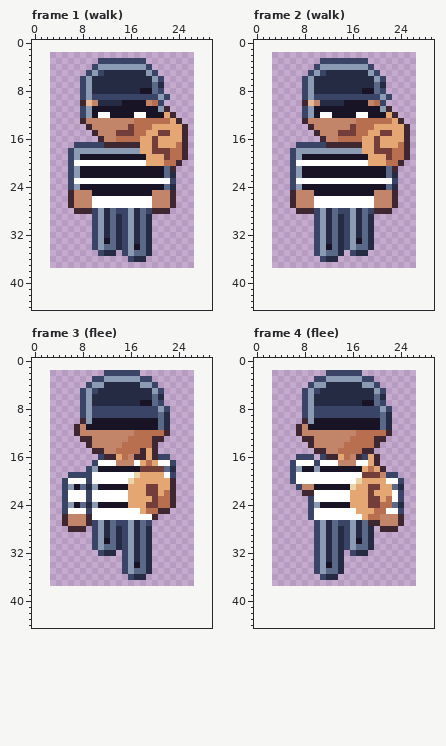
Pixel-art file: art/depths/thief@75.aseprite. This is how it looked before the edit.
24x36 pixels, 6 frames. Shown: frame 1 (walk), frame 2 (walk), frame 3 (flee), frame 4 (flee). The old version is drawn lined up with the new one, on the new canvas. The commit also changed other frames, which this record leaves out.
And afterwards:
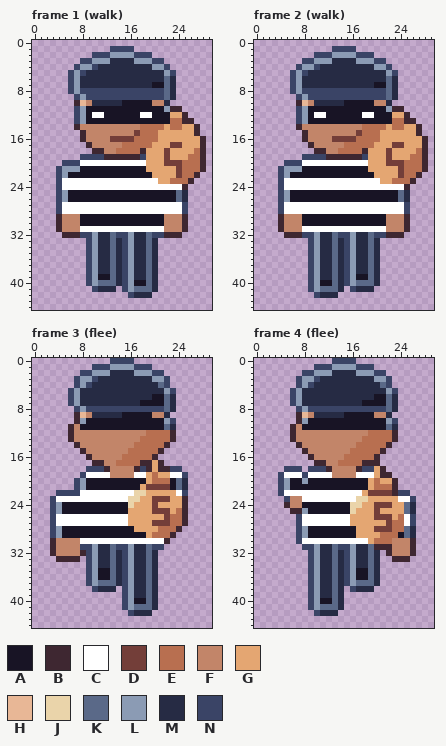
Palette (. is transparent): A #181425  B #3e2731  C #ffffff  D #733e39  E #b86f50  F #c28569  G #e4a672  H #e8b796  J #ead4aa  K #5a6988  L #8b9bb4  M #262b44  N #3a4466
What changed:
canvas 24x36 -> 30x45, the old top-left corner now at 3,2
Changed rows in their new state; - is an unchanged pixel.
Frame 1 (walk):
first column x 4:
 1 ---------NNNN------------
 2 ------NNNLLLLNNN---------
 3 ----NNLLLMMMMLLLNN-------
 4 ---NLL-MMMMMMMMMLLN------
 5 --NLNMMM-------MMMLN-----
 6 --NLMM----------MMKM-----
 7 --NLMM----------AAKM-----
 8 --NL-NNNNNNNNNNNN-KM-----
 9 ---NLN-----------NKM-----
10 ---BHFM--------AFFM------
11 ---NLA-----------ALBB----
12 ---NLAC-A----A-C--AGGB---
13 ---NLAAAAAAAAAAAAAAEEBB--
14 ---BFF------FF--EE-EEGGB-
15 ----BFF---FFFD-EEGG--GGB-
16 ----BFFF-DDDD-EEE----GGGB
17 ---..BFFFFFEEEEEG--DDGGGB
18 --....BBFFEEEEB-GG-GGGGEB
19 --..NNNNBBBBBBN----GGGEEB
20 -N-N--------------DDDEEEB
21 NLL------------GGGGGDEEEB
22 NLAA------------GGGGDEEB-
23 NCC--------------GGEEEB--
24 NCCCCCCCCCCCCCCCCCCCCB---
25 NLAAAA----------AAAAKM---
26 NLAAAAAAAAAAAAAAAAAAKM---
27 NCCCCC----------CCCCCN---
28 NCCCCCCCCCCCCCCCCCCCCN---
29 BFFFAAAAAAAAAAAAAAFFFB---
30 BFFFAAAAAAAAAAAAAAFFFB---
31 BFFFCCCCCCCCCCCCCCFFFB---
32 -BBBNNLM--N---MKNNBBB----
33 -----NLMM-----MKM--------
34 -----NLMM----MMKM--------
35 -----NLM-KM--MMKM--------
36 -----NLMMKMNL--KM--------
37 -----NLMMKMNLMMKM--------
38 -----NLMMKMNLMMKM--------
39 -----NLAAKMNLMMKM--------
40 -----NLKKKMNLAAKM--------
41 ------NMMM-NLKKKM--------
42 ------------NMMM---------
Frame 2 (walk):
first column x 4:
 1 ---------NNNN------------
 2 ------NNNLLLLNNN---------
 3 ----NNLLLMMMMLLLNN-------
 4 ---NLL-MMMMMMMMMLLN------
 5 --NLNMMM-------MMMLN-----
 6 --NLMM----------MMKM-----
 7 --NLMM----------AAKM-----
 8 --NL-NNNNNNNNNNNN-KM-----
 9 ---NLN-----------NKM-----
10 ---BHFM--------AFFM------
11 ---NLA-----------ALBB----
12 ---NLAC-A----A-C--AGGB---
13 ---NLAAAAAAAAAAAAAAEEBB--
14 ---BFF------FF--EE-EEGGB-
15 ----BFF---FFFD-EEGG--GGB-
16 ----BFFF-DDDD-EEE----GGGB
17 ---..BFFFFFEEEEEG--DDGGGB
18 --....BBFFEEEEB-GG-GGGGEB
19 --..NNNNBBBBBBN----GGGEEB
20 -N-N--------------DDDEEEB
21 NLL------------GGGGGDEEEB
22 NLAA------------GGGGDEEB-
23 NCC--------------GGEEEB--
24 NCCCCCCCCCCCCCCCCCCCCB---
25 NLAAAA----------AAAAKM---
26 NLAAAAAAAAAAAAAAAAAAKM---
27 NCCCCC----------CCCCCN---
28 NCCCCCCCCCCCCCCCCCCCCN---
29 BFFFAAAAAAAAAAAAAAFFFB---
30 BFFFAAAAAAAAAAAAAAFFFB---
31 BFFFCCCCCCCCCCCCCCFFFB---
32 -BBBNNLM--N---MKNNBBB----
33 -----NLM-----MMKM--------
34 -----NLMM----MMKM--------
35 -----NLMM--NL--KM--------
36 -----NLM-KMNLMMKM--------
37 -----NLMMKMNLMMKM--------
38 -----NLMMKMNLMMKM--------
39 -----NLMMKMNLAAKM--------
40 -----NLAAKMNLKKKM--------
41 -----NLKKKM-NMMM---------
42 ------NMMM---------------
Frame 3 (flee):
first column x 3:
 0 ----------NNNN---------
 1 -------NNNLLLLNNN------
 2 -----NNLLLMMMMLLLNN----
 3 ----NLL-MMMMMMMMMLLN---
 4 ----NL-MM------MMMKN---
 5 ---NLMMM---------MMLN--
 6 ---NLMM----------AAKM--
 7 ---NLMM----------AAKM--
 8 ----NLN-----------NKM--
 9 ----BHFMMMMMAAAAAFF----
10 ----BLA-----------ALN--
11 ---BFA------------AKM--
12 ---BF---------FF---EB--
13 ---BFFF------FF--EEEB--
14 ----BFF-----FF---EEB---
15 -----BFFF--FF--EEEB----
16 ------BFFFFF-EEEE-..---
17 -------BBFFEEEEBB-B..--
18 -------NNBFFFFBNBGBBNN-
19 ---..-C---FFFFCC-E-GCCN
20 --..NLAAAAAAAAAA-EEEAKM
21 --..NLAA-----AA---DDAKM
22 -N-NN-C------CJJGG-GGCN
23 NCC---C------JJ---DDGGB
24 NLAA-AAA-----J--G-GGGGB
25 NLAAAAAAAAAAAGG-GDDDGEB
26 NCCCCCC------GGGGGGDEEB
27 NCCCCCCCCCCCCGGGGDDDEEB
28 NLAAAAAAAAAAAAGGGGEEEB-
29 NLAAAAAAAAAAAAAAGEEEB--
30 BFFFFCCCCCCCCCCCCCCB---
31 BFFFFNNLMM-N---MKNN----
32 BFFFFBNLM-KM---MKM-----
33 -BBBB-NLMMKM---MKM-----
34 ------NLMMKM--MMKM-----
35 ------NLAAKM--MMKM-----
36 ------NLAAKMNL--KM-----
37 ------NLKKKMNLMMKM-----
38 -------NMMM-NLMMKM-----
39 ------------NLMMKM-----
40 ------------NLAAKM-----
41 ------------NLKKKM-----
42 -------------NMMM------
Frame 4 (flee):
first column x 4:
 0 ---------NNNN----------
 1 ------NNNLLLLNNN-------
 2 ----NNLLLMMMMLLLNN-----
 3 ---NLL-MMMMMMMMMLLN----
 4 ---NL-MM------MMMKN----
 5 --NLMMM---------MMLN---
 6 --NLMM----------AAKM---
 7 --NLMM----------AAKM---
 8 ---NLN-----------NKM---
 9 ---BHFMMMMMAAAAAFF-----
10 ---BLA-----------ALN---
11 --BFA------------AKM---
12 --BF---------FF---EB---
13 --BFFF------FF--EEEB---
14 ---BFF-----FF---EEB----
15 ----BFFF--FF--EEEB-----
16 ---..BFFFFF-EEEE-------
17 --....BBFFEEEEBB-------
18 -N-N.NNNBFFFFBNN-------
19 NCC-N----FFFF-CCGBB.---
20 NLAALAAAAAAAAAA-E-GB.--
21 NLAAAA------AAAGEEEB.--
22 NCCCCC------CC--DDDB-N-
23 -NFFCC------CJJGG-GGCCN
24 -BFFAAA-----JJ-G-DDGGKM
25 --BBLAAAAAAAJ---DGGGGKM
26 ---NCC------GG-GDDDGECN
27 ---NCCCCCCCCGGGGGGDEECN
28 ---NLAAAAAAAAGGGDDDEEKM
29 ---NLAAAAAAAAGGGGEEEAKM
30 ---NCCCCCCCCCCCGEEEFFFB
31 ----NNLM--N--MMKBBBFFFB
32 -----NLM---NL--KM-BFFFB
33 -----NLM---NLMMKM--BBB-
34 -----NLMM--NLMMKM------
35 -----NLMM--NLAAKM------
36 -----NLM-KMNLAAKM------
37 -----NLMMKMNLKKKM------
38 -----NLMMKM-NMMM-------
39 -----NLMMKM------------
40 -----NLAAKM------------
41 -----NLKKKM------------
42 ------NMMM-------------
